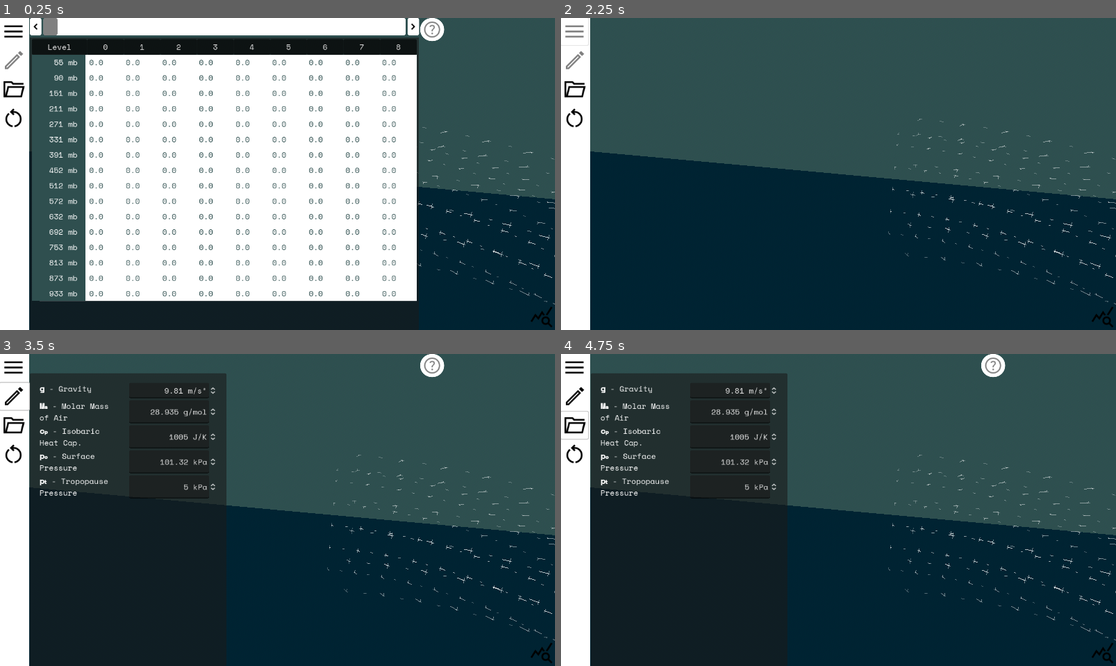
Above: before the commit, frames 1-4 (two rows, left to right).
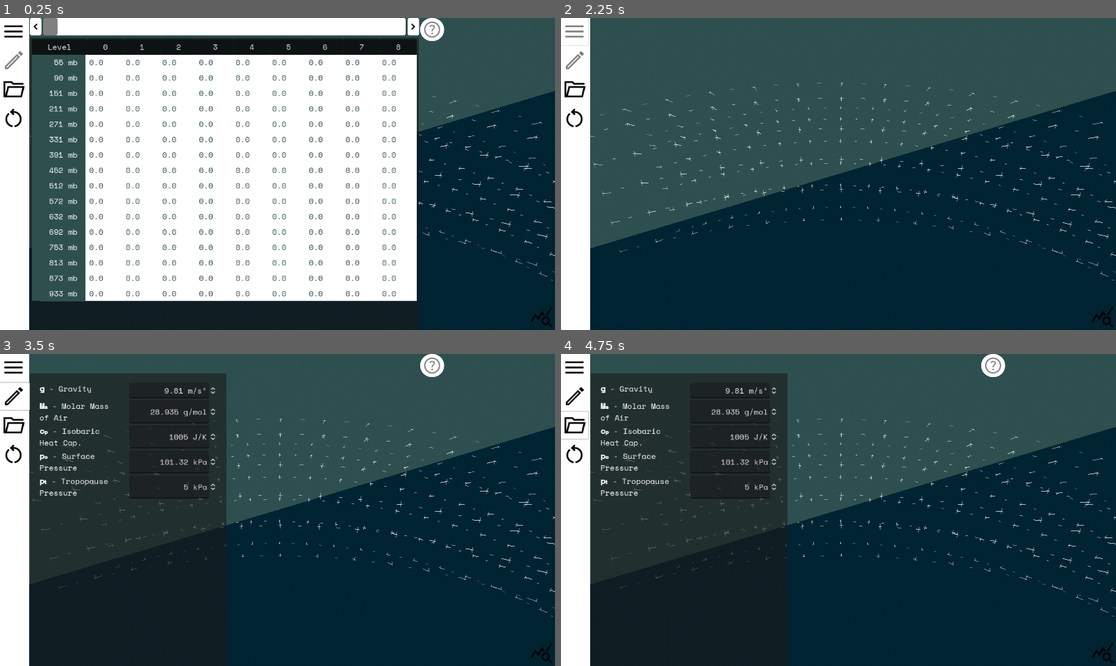
Above: after the commit, the same moments.

Repository: laingawbl/micro-gaia
Game: Godot game, scene res://exner_toy.tscn
Same seed, same stepped clock (60 frames per second), same inputs: the game is played once before the commit and once after it.
Inputs (mouse positions are in pixels of both pictures, inside the frame that each line leads up to):
- Up to frame 1 (0.25 s): no input
- Up to frame 2 (2.25 s): click (971, 27) at 0.5 s; click (971, 27) at 1.25 s; click (572, 30) at 2 s
- Up to frame 3 (3.5 s): click (16, 397) at 2.75 s
- Up to frame 4 (4.75 s): click (1104, 653) at 3.5 s; click (572, 425) at 4.25 s

The runs differ from the first frame. In frame 1, 6.8% of the frame differs, in the area x 5-100%, y 23-92%; in frame 2, 16%, in the area x 5-100%, y 20-92%; in frame 3, 9.8%; in frame 4, 9.8%.

Commit message:
hover over a row to HL it

Diff:
--- a/RuleMesh.gd
+++ b/RuleMesh.gd
@@ -21,8 +21,14 @@
 	get = _get_scaleR
 
 @export var mat: Material
+@export var hlMat: Material
+
+@export var hlRow: int = -1:
+	set = _set_hlRow,
+	get = _get_hlRow
 
 var rows: Array = []
+var rowLevels: Array = []
 
 
 func _set_nX(p) -> void:
@@ -65,8 +71,30 @@
 	return scaleR
 
 
+func _set_hlRow(p) -> void:
+	if hlRow != -1 and hlRow < len(rows):
+		rows[hlRow].multimesh.mesh.surface_set_material(0, mat)
+	if p >= 0 and p < len(rows):
+		hlRow = p
+		rows[hlRow].multimesh.mesh.surface_set_material(0, hlMat)
+	else:
+		hlRow = -1
+
+
+func _get_hlRow() -> int:
+	return hlRow
+
+
 func remesh() -> void:
-	var nR = floor(maxR / strideR)
+	var nR = ceil(maxR / strideR)
+	var worldSpaceExtent = maxR * scaleR
+	var topOfRegularMeshes = (nR - 1) * strideR * scaleR
+	var rowHeight = float(topOfRegularMeshes) / float(nR - 1)
+	var topRowHt = worldSpaceExtent - topOfRegularMeshes
+
+	var omitTopRow: bool = topRowHt < 1e-3
+	if omitTopRow:
+		nR -= 1
 
 	if get_child_count() != nR:
 		# one MultiMeshInstance3D per vertical "row".
@@ -82,16 +110,18 @@
 			rows.append(row)
 			add_child.call_deferred(row)
 
+	rowLevels = []
+
+	# Do the regular meshes
+
 	var sweep = PI / nX
-	var worldSpaceExtent = nR * strideR * scaleR
-	var rowHeight = float(worldSpaceExtent) / float(nR)
 	var CylMesher = preload("res://cylindrical_section.gd").new()
 
-	for k in range(nR - 1):
+	for k in range(nR if omitTopRow else nR - 1):
 		var row: MultiMeshInstance3D = rows[k]
 		var mm = row.multimesh
+		var baseHeight = 1.0 + rowHeight * k
 
-		var baseHeight = 1.0 + rowHeight * k
 		var cell_mesh = (
 			CylMesher
 			. build_cylindrical_section(
@@ -107,23 +137,30 @@
 			var tf = Transform3D(rot, Vector3.ZERO)
 			mm.set_instance_transform(i, tf)
 
-	var top_row: MultiMeshInstance3D = rows[nR - 1]
-	var top_mm = top_row.multimesh
-	var top_row_ht = maxR * scaleR - worldSpaceExtent
-	var cell_mesh = (
-		CylMesher
-		. build_cylindrical_section(
-			sweep, depth, top_row_ht, 1.0 + worldSpaceExtent, angleLimit, true, split
+		rowLevels.append(baseHeight)
+
+	# Do the last, possibly truncated mesh
+	if !omitTopRow:
+		var top_row: MultiMeshInstance3D = rows[nR - 1]
+		var top_mm = top_row.multimesh
+
+		var cell_mesh = (
+			CylMesher
+			. build_cylindrical_section(
+				sweep, depth, topRowHt, 1.0 + topOfRegularMeshes, angleLimit, true, split
+			)
 		)
-	)
 
-	top_mm.mesh = cell_mesh
-	top_mm.mesh.surface_set_material(0, mat)
-	top_mm.instance_count = nX
-	for i in range(nX):
-		var rot = Basis(Vector3.FORWARD, i * PI / nX)
-		var tf = Transform3D(rot, Vector3.ZERO)
-		top_mm.set_instance_transform(i, tf)
+		top_mm.mesh = cell_mesh
+		top_mm.mesh.surface_set_material(0, mat)
+		top_mm.instance_count = nX
+		for i in range(nX):
+			var rot = Basis(Vector3.FORWARD, i * PI / nX)
+			var tf = Transform3D(rot, Vector3.ZERO)
+			top_mm.set_instance_transform(i, tf)
+
+		rowLevels.append(1.0 + topOfRegularMeshes)
+		rowLevels.append(1.0 + worldSpaceExtent)
 
 
 func _enter_tree():
--- a/rule_mesh.tscn
+++ b/rule_mesh.tscn
@@ -7,10 +7,14 @@
 shading_mode = 0
 albedo_color = Color(1, 1, 1, 0.247059)
 
+[sub_resource type="StandardMaterial3D" id="StandardMaterial3D_k4lsw"]
+shading_mode = 0
+albedo_color = Color(0, 1, 0.811765, 1)
+
 [node name="RuleMesh" type="Node3D"]
 script = ExtResource("1_ghdbs")
 nX = 64
-strideR = null
 maxR = 16.0
 scaleR = 0.01
 mat = SubResource("StandardMaterial3D_7yfj3")
+hlMat = SubResource("StandardMaterial3D_k4lsw")
--- a/sim_data.gd
+++ b/sim_data.gd
@@ -78,7 +78,7 @@
 
 
 func _set_g(p) -> void:
-	g = clamp(p, 0.01, 20.0)
+	g = clamp(p, 1.0, 20.0)
 	ParamsDidChange = true
 	UpdateTimer.start(UpdateDebounceTime)
 
@@ -154,7 +154,6 @@
 
 
 func recalc_params():
-	print("Recalculating derived parameters")
 	Rspec = R / mm
 	kappa = Rspec / cp
 	calc_levels()
@@ -163,8 +162,6 @@
 
 
 func recalc_ref_state():
-	print("Recalculating reference atmosphere")
-
 	var maxZLevelSeen = 0.0
 	for i in range(nX):
 		var sumBuoyancy = 0.0
--- a/world.gd
+++ b/world.gd
@@ -1,5 +1,8 @@
 @tool
 extends Node3D
+
+@onready var RuleMesh: Node3D = $CoordinateMeshes/RuleMesh
+@onready var RuleMeshLabel: Label3D = $CoordinateMeshes/RuleMeshLabel
 
 
 func _ready():
@@ -7,25 +10,33 @@
 
 
 func on_ics_changed():
-	print(SimData.lidRadius)
 	$Area3D/CollisionShape3D.set_scale(Vector3.ONE * (SimData.lidRadius + 0.01))
-	$RuleMesh.maxR = SimData.MaxZ
-	$RuleMesh.scaleR = SimData.VertScale
+	RuleMesh.maxR = SimData.MaxZ
+	RuleMesh.scaleR = SimData.VertScale
 
 
 func _on_area_3d_input_event(
 	_camera, event: InputEvent, input_position: Vector3, _normal, _shape_idx
 ):
-	$RuleMeshLabel.position = input_position
-	var input_rad = (input_position.length() - 1.0) / SimData.VertScale
-	if input_rad < -1.0 or input_rad > SimData.MaxZ + 1.0:
-		$RuleMeshLabel.visible = false
+	RuleMeshLabel.position = input_position
+	var inputRad = input_position.length()
+	var inputZ = (inputRad - 1.0) / SimData.VertScale
+	if inputZ < -1.0 or inputZ > SimData.MaxZ + 1.0:
+		RuleMeshLabel.visible = false
 	else:
-		$RuleMeshLabel.visible = true
-		$RuleMeshLabel.text = (
-			String.num(clamp(input_rad, 0.0, SimData.MaxZ), 1).pad_decimals(1) + " km"
+		RuleMeshLabel.visible = true
+		RuleMeshLabel.text = (
+			String.num(clamp(inputZ, 0.0, SimData.MaxZ), 1).pad_decimals(1) + " km"
 		)
+
+	var rowLevels = RuleMesh.rowLevels
+	var foundLevel = -1
+	for k in range(len(rowLevels)):
+		if inputRad < rowLevels[k]:
+			foundLevel = k - 1
+			break
+	RuleMesh.hlRow = foundLevel
 
 
 func _on_area_3d_mouse_exited():
-	$RuleMeshLabel.visible = false
+	RuleMeshLabel.visible = false
--- a/world.tscn
+++ b/world.tscn
@@ -38,7 +38,7 @@
 script = ExtResource("1_w1nqv")
 
 [node name="Camera3D" type="Camera3D" parent="."]
-transform = Transform3D(0.721134, 0.318802, -0.615086, 0, 0.887832, 0.460167, 0.692795, -0.331843, 0.640246, -0.100052, 1.09861, 0.26726)
+transform = Transform3D(1, 0, 0, 0, 1, 0, 0, 0, 1, 0.304229, 1.01578, 0.26726)
 script = ExtResource("2_x8e6k")
 
 [node name="WorldEnvironment" type="WorldEnvironment" parent="."]
@@ -56,11 +56,15 @@
 transform = Transform3D(1.2, 0, 0, 0, -5.24537e-08, -1.2, 0, 1.2, -5.24537e-08, 0, 0, -0.05)
 shape = SubResource("ConvexPolygonShape3D_mk2er")
 
-[node name="RuleMesh" parent="." instance=ExtResource("2_gfhr4")]
-strideR = 4
+[node name="CoordinateMeshes" type="Node3D" parent="."]
+
+[node name="RuleMesh" parent="CoordinateMeshes" instance=ExtResource("2_gfhr4")]
 maxR = 18.0
+hlRow = -1
 
-[node name="RuleMeshLabel" type="Label3D" parent="."]
+[node name="LevelMeshes" type="Node3D" parent="CoordinateMeshes"]
+
+[node name="RuleMeshLabel" type="Label3D" parent="CoordinateMeshes"]
 pixel_size = 0.001
 billboard = 1
 double_sided = false
Not shown: 1 places in rule_mesh.tscn that only renumber resources
